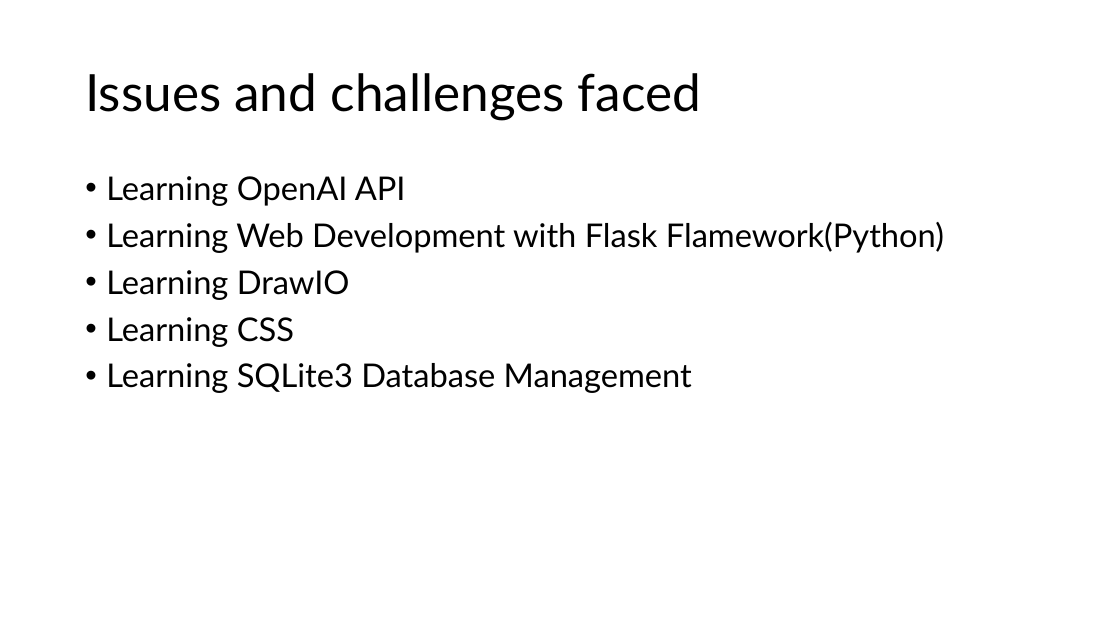
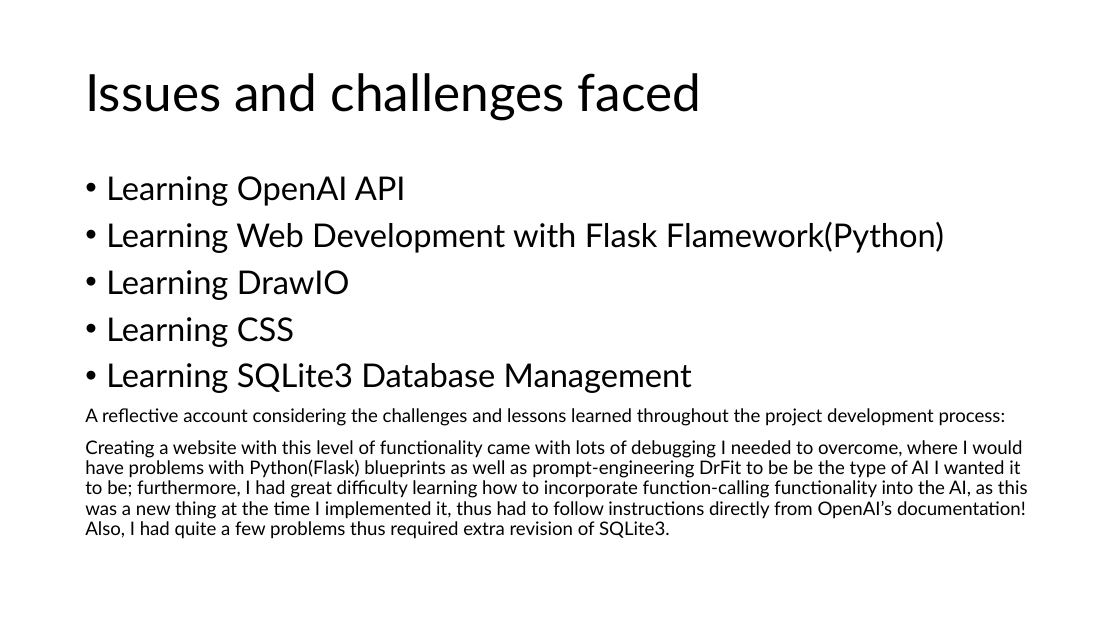
Before and after one commit to alfie-ns/1004-CW, a slide deck: slide 6 of 1004/FInalPortfolio2.pptx. Drawn at 1120x630 pixels with LibreOffice and Linux fonts; fonts in the diff are those of the drawing. Boxes give left, top, right and bottom in pixels: in the first picture for what was removed or moved away, otherwise in the second. Text is boxed around its words. In the diff, an @@ line names an element or a change of style, - is before the commit and + after.

```diff
--- a/1004/FInalPortfolio2.pptx
+++ b/1004/FInalPortfolio2.pptx
@@ text at (85,408,1028,539): paragraphs added @@
+A reflective account considering the challenges and lessons learned throughout the project development process:
+Creating a website with this level of functionality came with lots of debugging I needed to overcome, where I would have problems with Python(Flask) blueprints as well as prompt-engineering DrFit to be be the type of AI I wanted it to be; furthermore, I had great difficulty learning how to incorporate function-calling functionality into the AI, as this was a new thing at the time I implemented it, thus had to follow instructions directly from OpenAI’s documentation! Also, I had quite a few problems thus required extra revision of SQLite3.
```
Also in this commit, not shown: 1 other slide changed, 3 other files.
